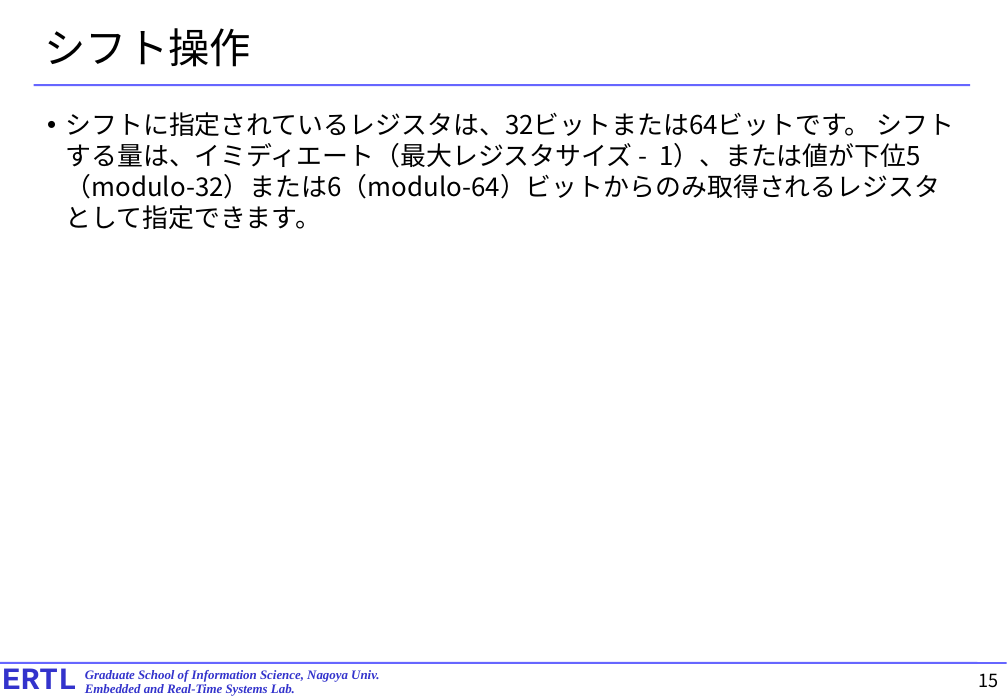
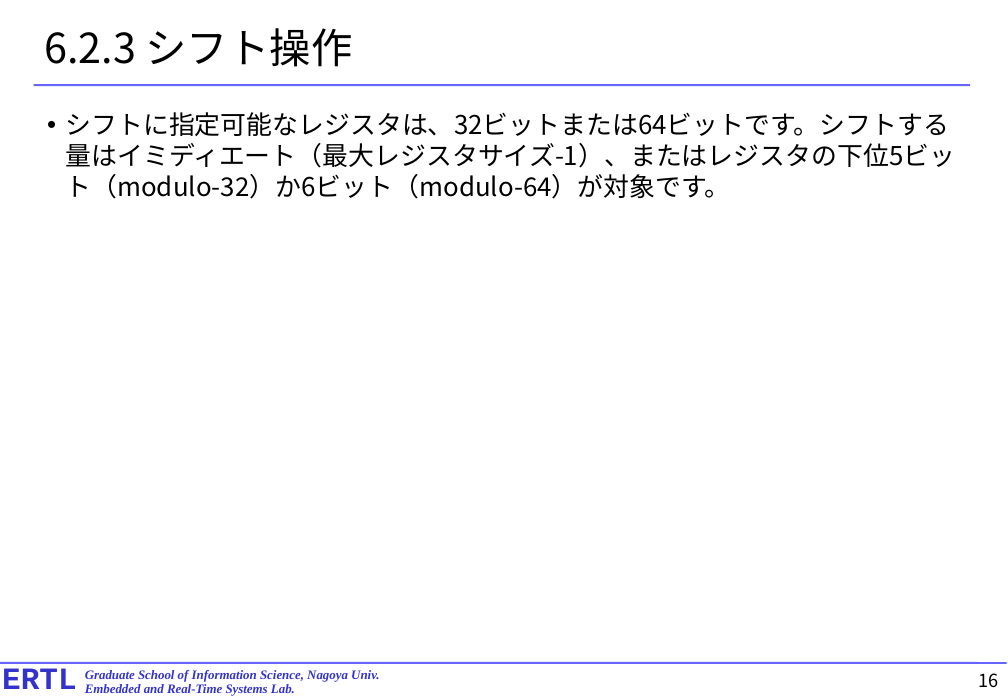
Before and after one commit to exshonda/arm64_basic, a slide deck: slide 16 of text/4.chapter6.pptx (slide 15 before the commit). Drawn at 1008x698 pixels with LibreOffice and Linux fonts; fonts in the diff are those of the drawing. Boxes give left, top, right and bottom in pixels: in the first picture for what was removed or moved away, otherwise in the second. Text is boxed around its words. In the diff, an @@ line names an element or a change of style, - is before the commit and + after.

```diff
--- a/text/4.chapter6.pptx
+++ b/text/4.chapter6.pptx
@@ title at [44,28,353,67]: text changed @@
-シフト操作
+6.2.3 シフト操作
@@ text at [66,112,956,199]: text changed @@
-• シフトに指定されているレジスタは、32ビットまたは64ビットです。 シフトする量は、イミディエート（最大レジスタサイズ - 1）、または値が下位5（modulo-32）または6（modulo-64）ビットからのみ取得されるレジスタとして指定できます。
+• シフトに指定可能なレジスタは、32ビットまたは64ビットです。シフトする量はイミディエート（最大レジスタサイズ-1）、またはレジスタの下位5ビット（modulo-32）か6ビット（modulo-64）が対象です。
@@ page number at [979,673,999,688]: text changed @@
-15
+16
```
Also in this commit, not shown: 23 other slides changed, 4 slides added.
